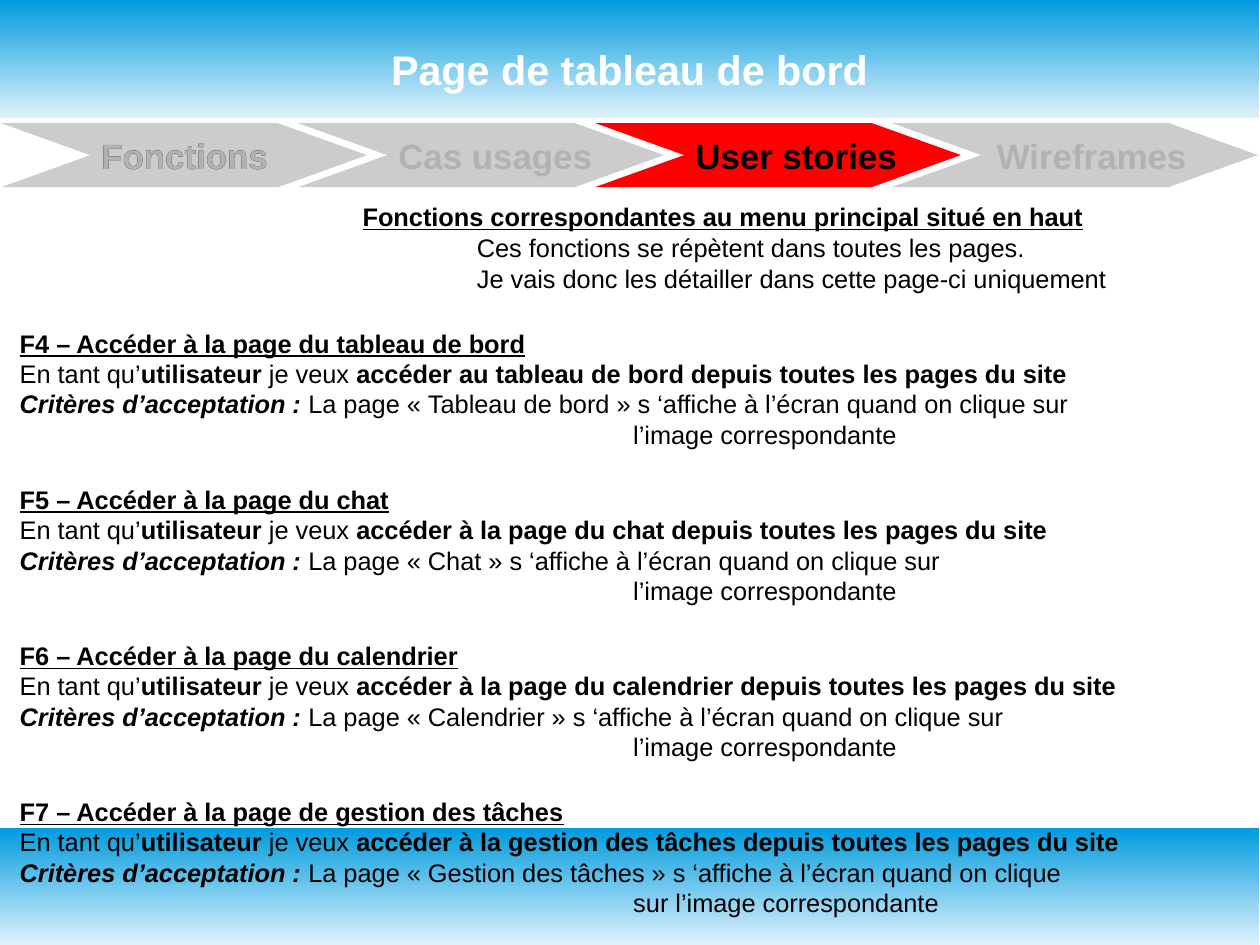
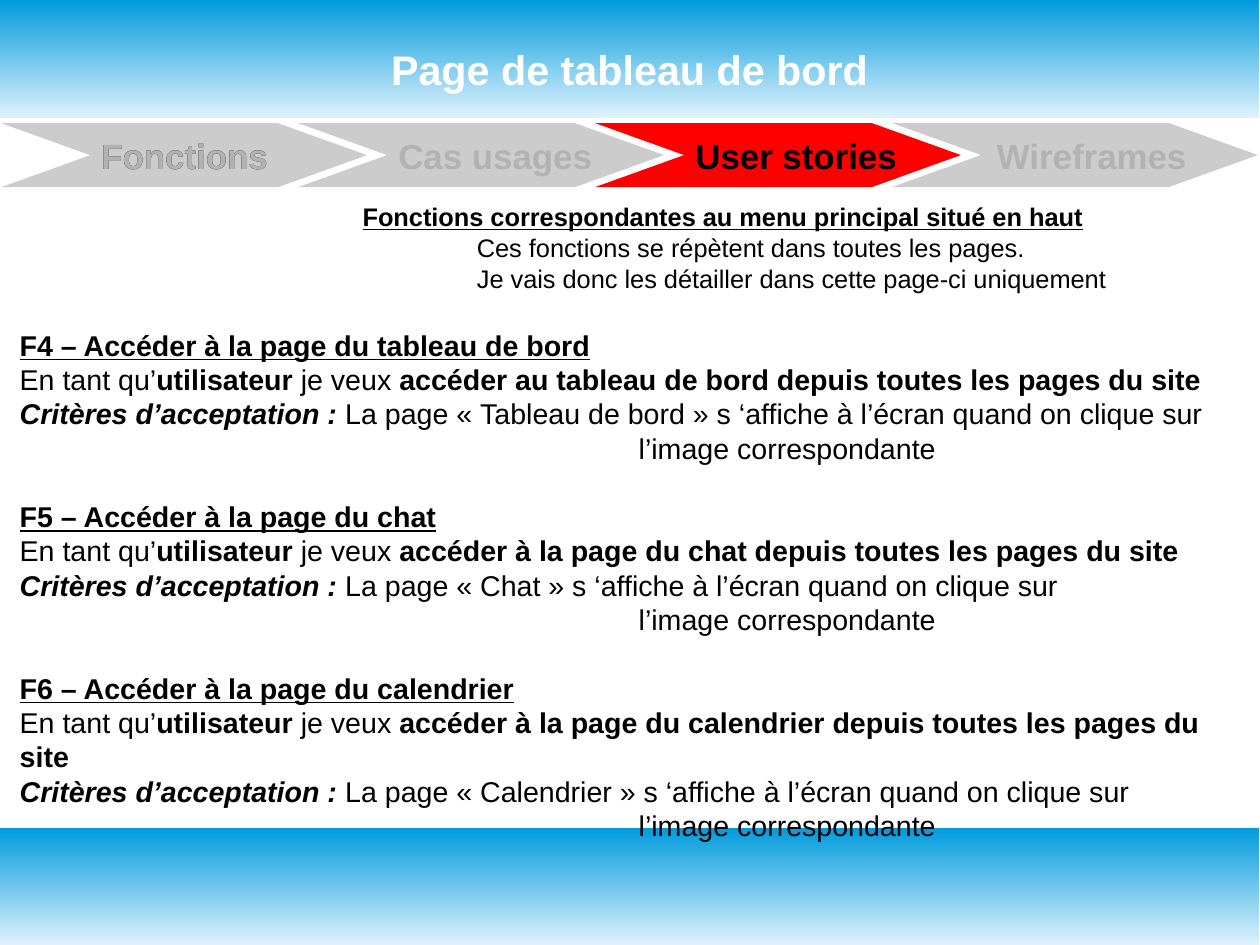
Before and after one commit to oliviersamin/P3_DesignezApplicationPythonAdapt-eBesoinsClient, a slide deck: slide 10 of P3_documentTravail.odp. Drawn at 1260x945 pixels with LibreOffice and Linux fonts; fonts in the diff are those of the drawing. Boxes give left, top, right and bottom in pixels: in the first picture for what was removed or moved away, otherwise in the second. Text is boxed around its words. In the diff, an @@ line names an element or a change of style, - is before the commit and + after.

```diff
--- a/P3_documentTravail.odp
+++ b/P3_documentTravail.odp
@@ text at [20, 335, 1202, 841]: size 16 to 18 pt in "F4 – Accéder à la page du ...", "En tant qu’utilisateur je veux accéder au ...", "Critères d’acceptation : La page « Tableau ...", "l’image correspondante" and 8 more places @@
@@ text at [20, 802, 1119, 887]: paragraphs removed @@
-F7 – Accéder à la page de gestion des tâches
-En tant qu’utilisateur je veux accéder à la gestion des tâches depuis toutes les pages du site
-Critères d’acceptation : La page « Gestion des tâches » s ‘affiche à l’écran quand on clique
-sur l’image correspondante
```
Also in this commit, not shown: 6 other slides changed, 1 slide added, 1 other file.
